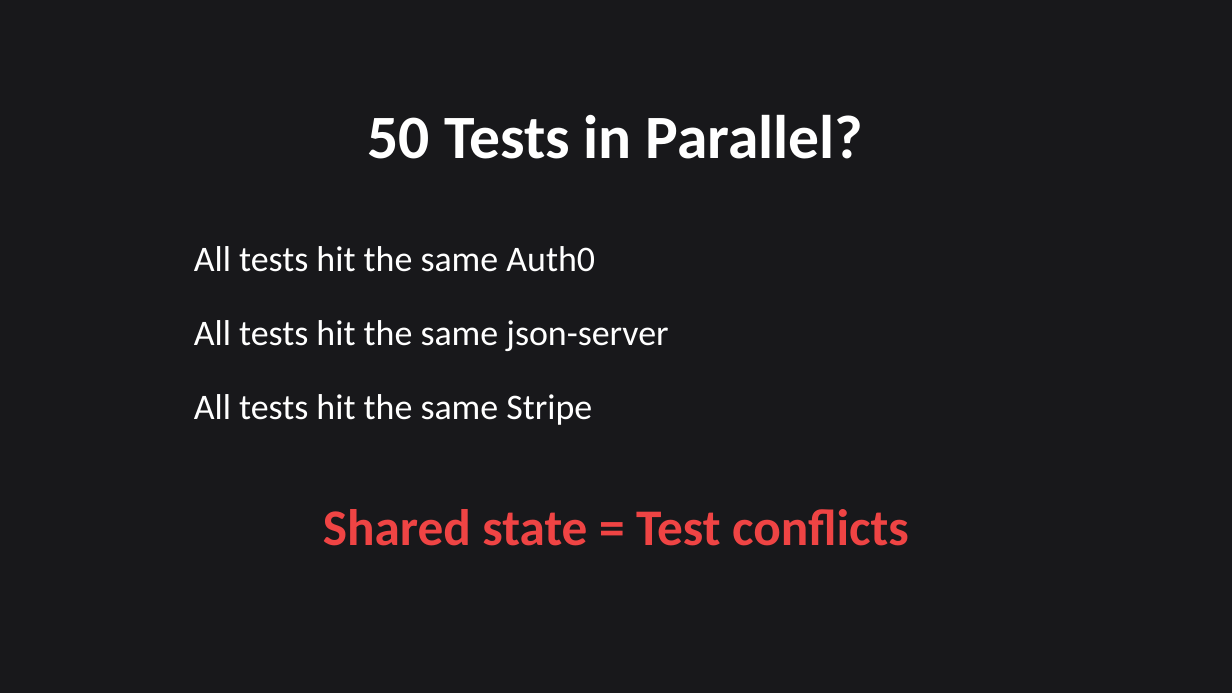
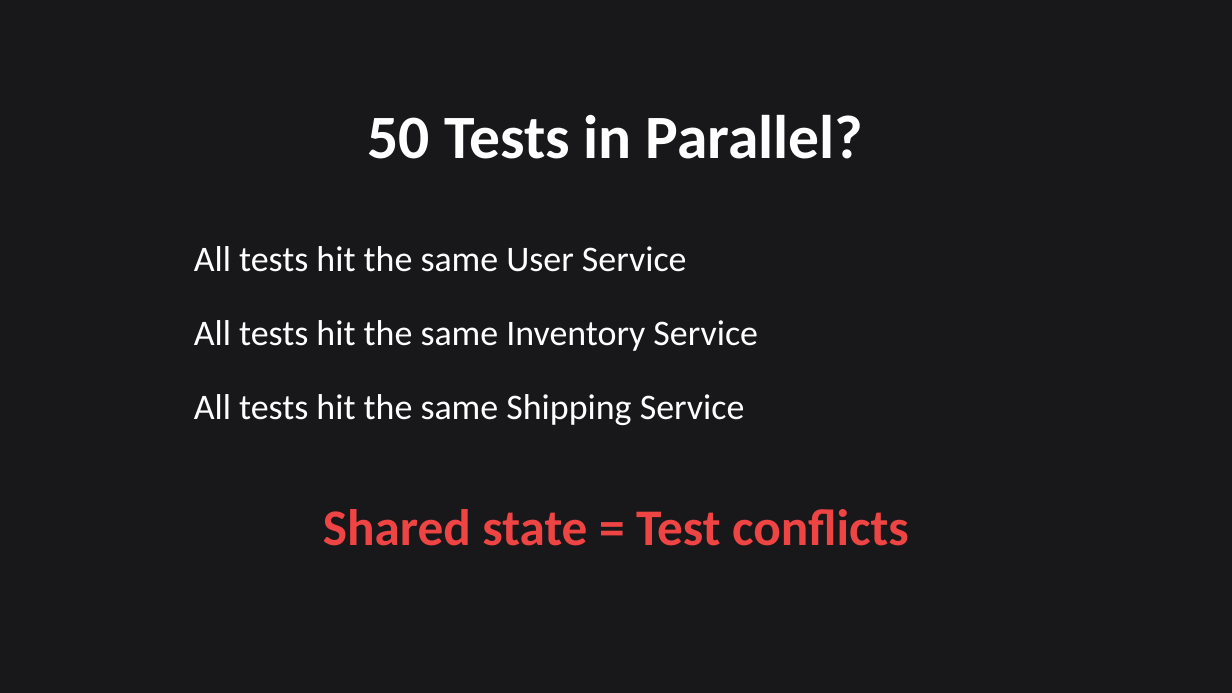
Before and after one commit to citypaul/scenarist, a slide deck: slide 16 of docs/promotional-campaign/presentations/video-02-meet-payflow.pptx. Drawn at 1232x693 pixels with LibreOffice and Linux fonts; fonts in the diff are those of the drawing. Boxes give left, top, right and bottom in pixels: in the first picture for what was removed or moved away, otherwise in the second. Text is boxed around its words. In the diff, an @@ line names an element or a change of style, - is before the commit and + after.

```diff
--- a/docs/promotional-campaign/presentations/video-02-meet-payflow.pptx
+++ b/docs/promotional-campaign/presentations/video-02-meet-payflow.pptx
@@ text at [194, 246, 687, 272]: text changed @@
-All tests hit the same Auth0
+All tests hit the same User Service
@@ text at [194, 320, 758, 351]: text changed @@
-All tests hit the same json-server
+All tests hit the same Inventory Service
@@ text at [194, 394, 745, 425]: text changed @@
-All tests hit the same Stripe
+All tests hit the same Shipping Service
```
Also in this commit, not shown: 9 other slides changed, 4 slides added, 4 slides removed, 12 other files.
